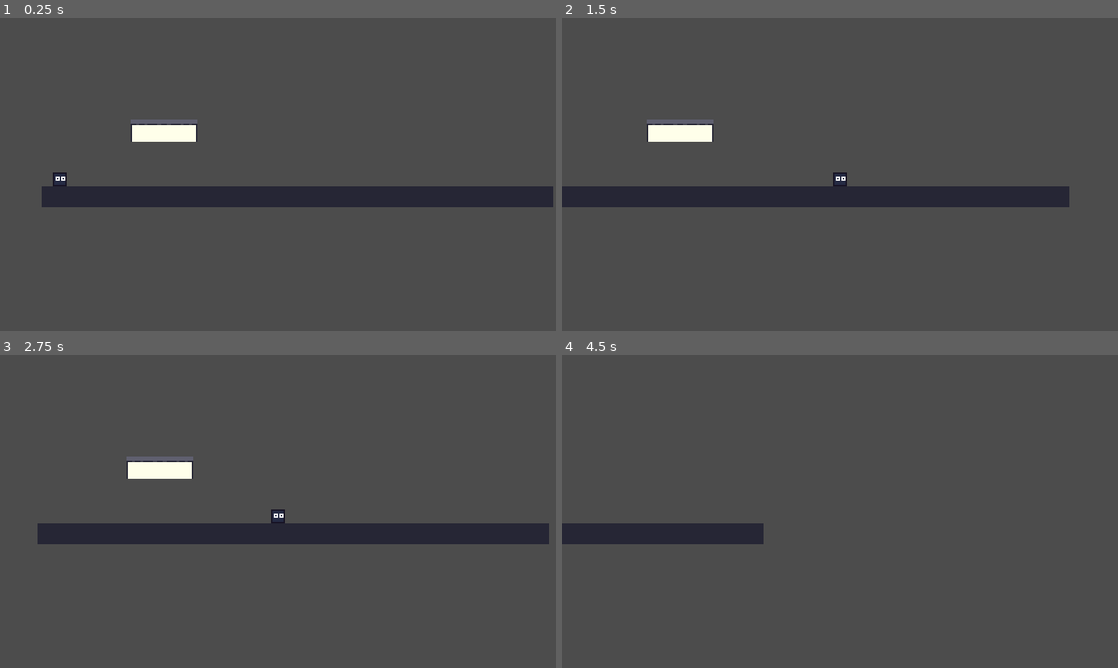
Above: before the commit, frames 1-4 (two rows, left to right).
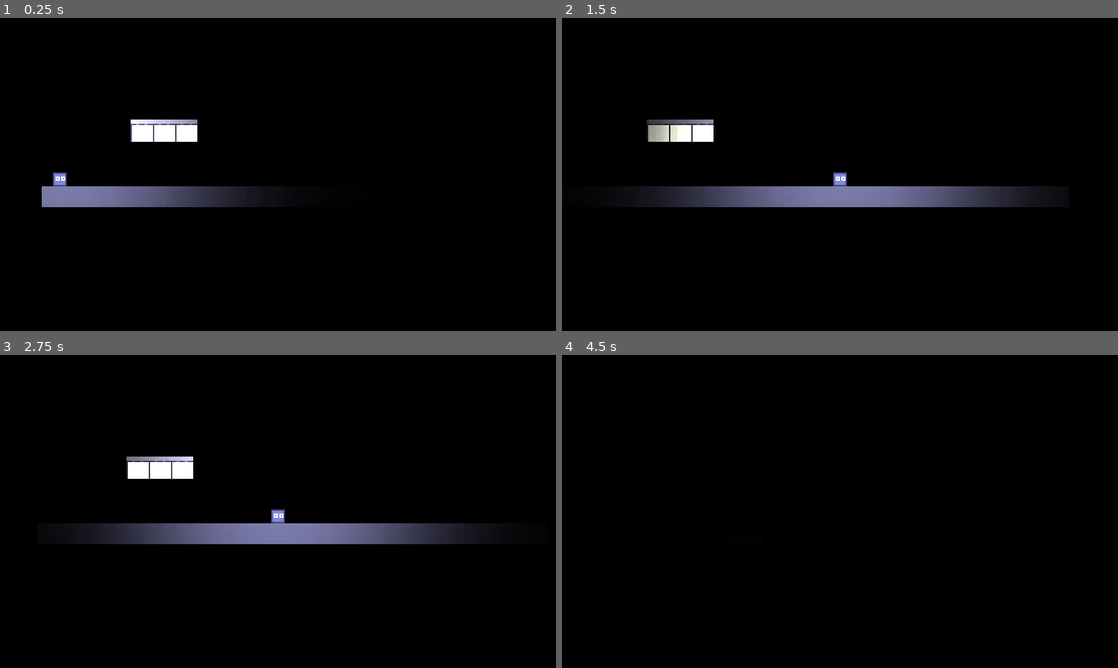
Above: after the commit, the same moments.

Repository: Pitanova/Global-Game-Jam-2022
Game: Godot game, scene res://Scenes/level.tscn
Two runs of this game, one before a commit and one after it. Both use one fixed random seed, a clock stepped at 60 frames per second and the inputs below.
Inputs:
- Up to frame 1 (0.25 s): no input
- Up to frame 2 (1.5 s): tap Enter at 0.5 s; hold D (right) from 0.53 s (still down); tap Space (jump) at 0.77 s
- Up to frame 3 (2.75 s): tap Space (jump) at 1.52 s; release D (right) at 2.03 s; hold A (left) from 2.03 s (still down)
- Up to frame 4 (4.5 s): release A (left) at 2.78 s; hold D (right) 2.78-4.28 s; tap Space (jump) at 3.02, 3.77 s; hold A (left) from 4.28 s (still down)

The runs differ from the first frame. In frame 1, 99% of the frame differs, in the area x 0-100%, y 0-100%; in frame 2, 98%; in frame 3, 98%; in frame 4, 100%.

Commit message:
light stuff

Diff:
--- a/Scenes/level.tscn
+++ b/Scenes/level.tscn
@@ -1,16 +1,20 @@
-[gd_scene load_steps=3 format=2]
+[gd_scene load_steps=4 format=2]
 
 [ext_resource path="res://tileset.tres" type="TileSet" id=1]
 [ext_resource path="res://Scenes/player.tscn" type="PackedScene" id=2]
+[ext_resource path="res://Assets/lights/images.jpg" type="Texture" id=3]
 
 [node name="Level" type="Node2D"]
+
+[node name="CanvasModulate" type="CanvasModulate" parent="."]
+color = Color( 0, 0, 0, 1 )
 
 [node name="TileMap" type="TileMap" parent="."]
 tile_set = ExtResource( 1 )
 cell_size = Vector2( 16, 16 )
 collision_layer = 2
 format = 1
-tile_data = PoolIntArray( 196612, 1, 0, 196613, 0, 0, 196614, 2, 0, 393216, 3, 0, 393217, 3, 0, 393218, …(287 unchanged characters)…
+tile_data = PoolIntArray( 196612, 1, 0, 196613, 1, 0, 196614, 1, 0, 393216, 3, 0, 393217, 3, 0, 393218, …(287 unchanged characters)…
 
 [node name="Player" parent="." instance=ExtResource( 2 )]
 position = Vector2( 13, 83 )
@@ -25,3 +29,8 @@
 limit_right = 1000
 limit_bottom = 200
 editor_draw_limits = true
+
+[node name="Light2D" type="Light2D" parent="Player"]
+texture = ExtResource( 3 )
+texture_scale = 2.42
+energy = 2.1
--- a/project.godot
+++ b/project.godot
@@ -94,4 +94,5 @@
 2d/snapping/use_gpu_pixel_snap=true
 vram_compression/import_etc=true
 vram_compression/import_etc2=false
+environment/default_clear_color=Color( 0, 0, 0, 1 )
 environment/default_environment="res://default_env.tres"
Binary file added: Assets/lights/images.jpg
Not shown, added: Assets/lights/images.jpg.import
Binary file added: Assets/lights/light.png
Not shown, added: Assets/lights/light.png.import
Binary file added: Assets/lights/yZS3G.png
Not shown, added: Assets/lights/yZS3G.png.import
Binary file added: Assets/spotlight.png
Not shown, added: Assets/spotlight.png.import
